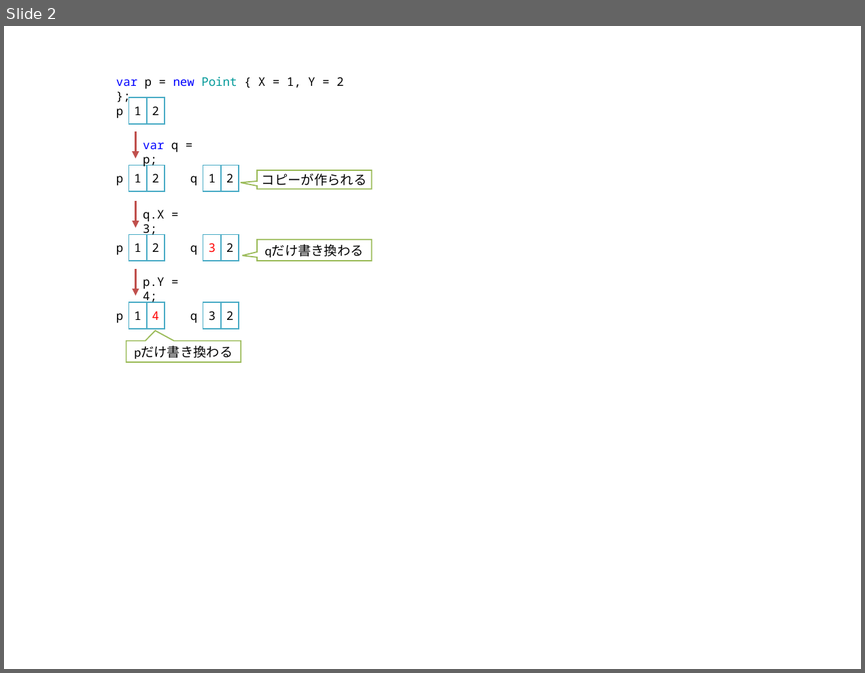
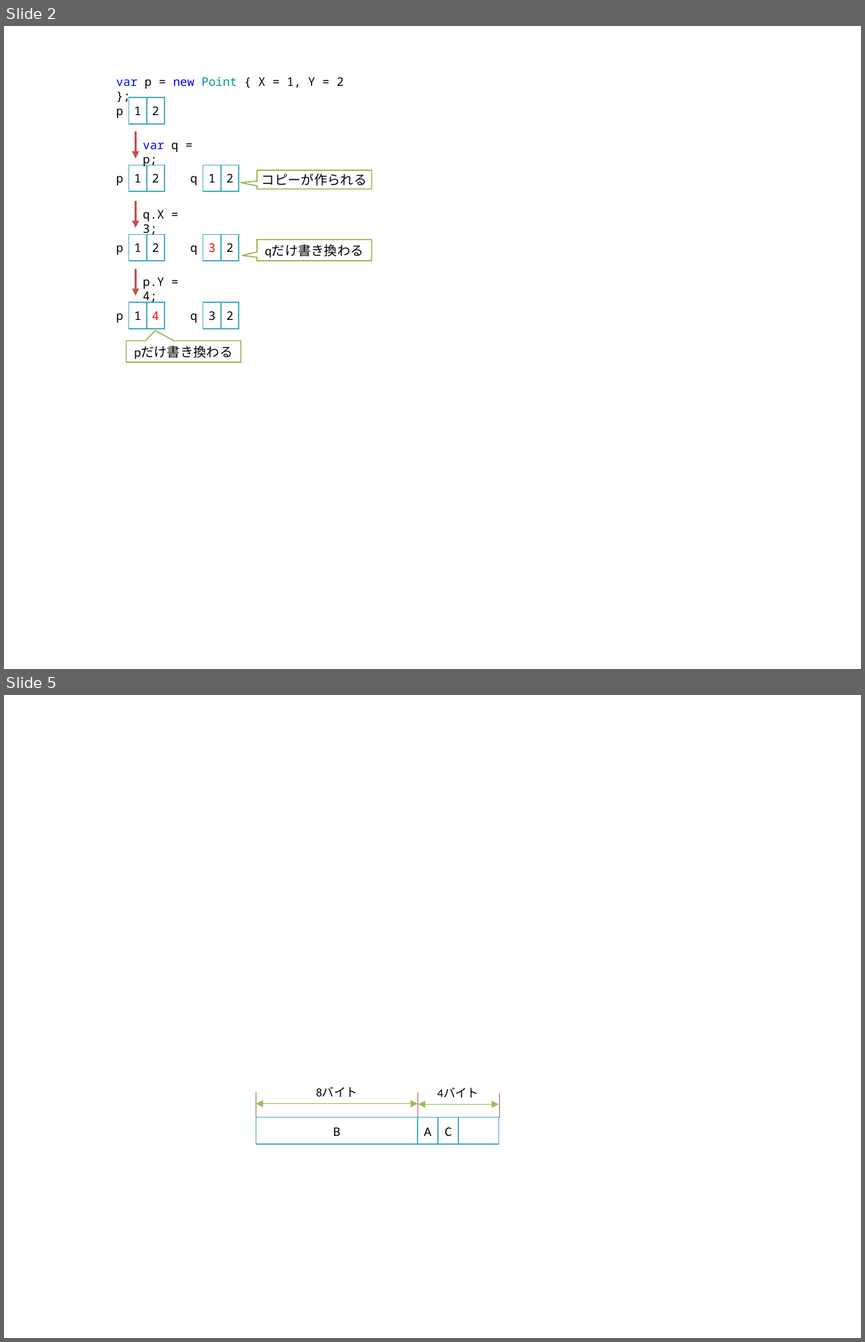
Before and after one commit to ufcpp/UfcppSample, a slide deck: Chapters/Resource/fig/fig ref.pptx. Shown one above the other, each under a label of ours: slide 2 before the commit, slides 2 and 5 after it; the slides between them are not shown. The pictures are 865x673 and 865x1342 pixels, drawn with LibreOffice and Linux fonts; fonts in the diff are those of the drawing. Boxes give left, top, right and bottom in pixels: in the first picture for what was removed or moved away, otherwise in the second. Text is boxed around its words. In the diff, an @@ line names an element or a change of style, - is before the commit and + after.

```diff
--- a/Chapters/Resource/fig/fig ref.pptx
+++ b/Chapters/Resource/fig/fig ref.pptx
@@ slide 5 added at bbox=[4, 695, 861, 1338], background #FFFFFF @@
@@ line added from (256, 1117) to (256, 1091), #C0504D 0.5 pt @@
@@ text added at bbox=[316, 1087, 358, 1097], 10 pt, text #000000 @@
+8バイト
@@ line added from (418, 1117) to (418, 1091), #C0504D 0.5 pt @@
@@ text added at bbox=[437, 1087, 479, 1098], 10 pt, text #000000 @@
+4バイト
@@ line added from (499, 1117) to (499, 1093), #C0504D 0.5 pt @@
@@ rectangle added at bbox=[256, 1117, 418, 1143], fill #FFFFFF, outline #4BACC6 1 pt, 11 pt, text #000000 @@
+B
@@ double arrow added from (256, 1104) to (418, 1104), #9BBB59 0.5 pt @@
@@ rectangle added at bbox=[418, 1117, 498, 1143], fill #FFFFFF, outline #4BACC6 1 pt @@
@@ rectangle added at bbox=[418, 1117, 439, 1143], fill #FFFFFF, outline #4BACC6 1 pt, 11 pt, text #000000 @@
+A
@@ double arrow added from (418, 1104) to (498, 1104), #9BBB59 0.5 pt @@
@@ rectangle added at bbox=[439, 1117, 459, 1143], fill #FFFFFF, outline #4BACC6 1 pt, 11 pt, text #000000 @@
+C
```
Also in this commit, not shown: 3 other slides added, 2 slides removed, 15 other files.
